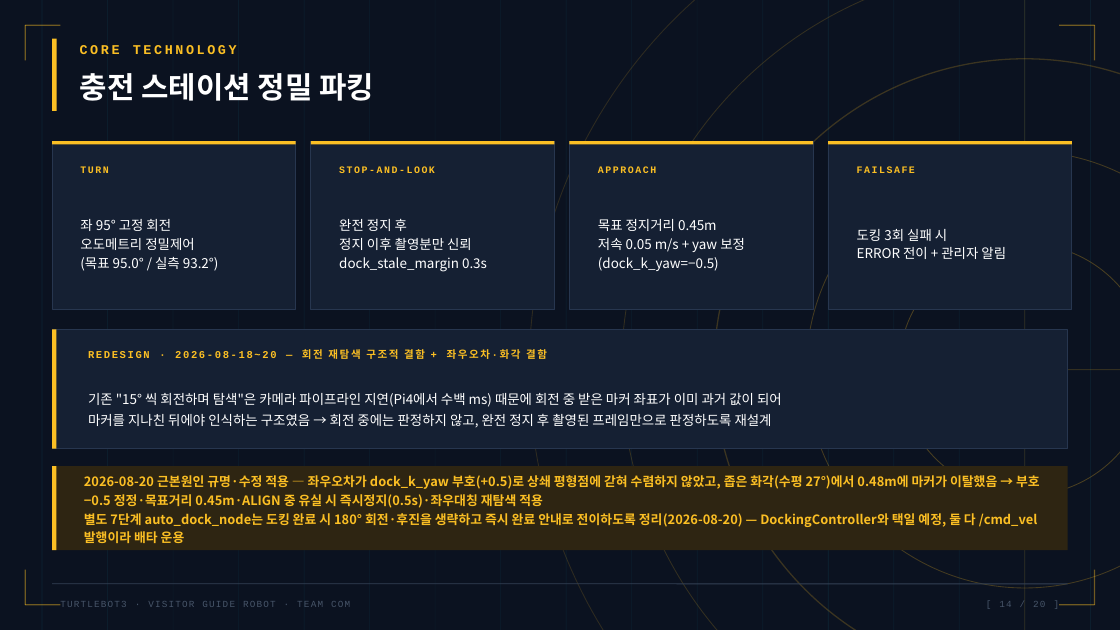
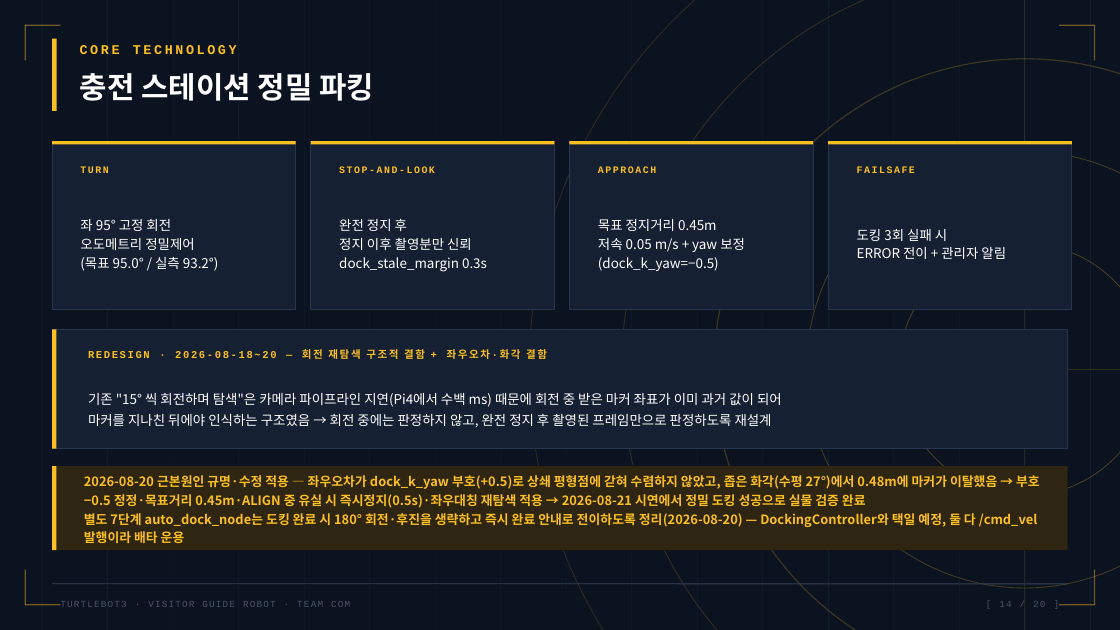
Before and after one commit to JJUNI-01-KOR/Turtlebot3-Guide-Robot, a slide deck: slide 14 of docs/presentation/COM_TurtleBot3_발표자료.pptx. Drawn at 1120x630 pixels with LibreOffice and Linux fonts; fonts in the diff are those of the drawing. Boxes give left, top, right and bottom in pixels: in the first picture for what was removed or moved away, otherwise in the second. Text is boxed around its words. In the diff, an @@ line names an element or a change of style, - is before the commit and + after.

Commit message:
docs: 8/21 졸업 시연 성공 반영 — 자율주행+정밀도킹+안전기능 검증 완료
- README 최종본 재정리(사용자 관점): 시연 결과·주요 기능·화면/실물 사진 8장 추가, 도킹 미검증 서술 제거
- 정식 문서 7종 개정(URS3.0/SRS3.0/SAD3.0/SDD3.2/DDS3.2/HMI2.8/ICD2.9): 시연 검증 완료 개정이력 추가
- 발표 PPT: 도킹/시험결과/향후를 재검증 예정→시연 검증 완료로 갱신, 기준일 8/21
- image/*.JPG EXIF 방향 baked-in(정방향 표시)

```diff
--- a/docs/presentation/COM_TurtleBot3_발표자료.pptx
+++ b/docs/presentation/COM_TurtleBot3_발표자료.pptx
@@ text at [84, 475, 1040, 508]: text changed @@
-2026-08-20 근본원인 규명·수정 적용 — 좌우오차가 dock_k_yaw 부호(+0.5)로 상쇄 평형점에 갇혀 수렴하지 않았고, 좁은 화각(수평 27°)에서 0.48m에 마커가 이탈했음 → 부호 −0.5 정정·목표거리 0.45m·ALIGN 중 유실 시 즉시정지(0.5s)·좌우대칭 재탐색 적용
+2026-08-20 근본원인 규명·수정 적용 — 좌우오차가 dock_k_yaw 부호(+0.5)로 상쇄 평형점에 갇혀 수렴하지 않았고, 좁은 화각(수평 27°)에서 0.48m에 마커가 이탈했음 → 부호 −0.5 정정·목표거리 0.45m·ALIGN 중 유실 시 즉시정지(0.5s)·좌우대칭 재탐색 적용 → 2026-08-21 시연에서 정밀 도킹 성공으로 실물 검증 완료
```
Also in this commit, not shown: 6 other slides changed, 14 other files.
